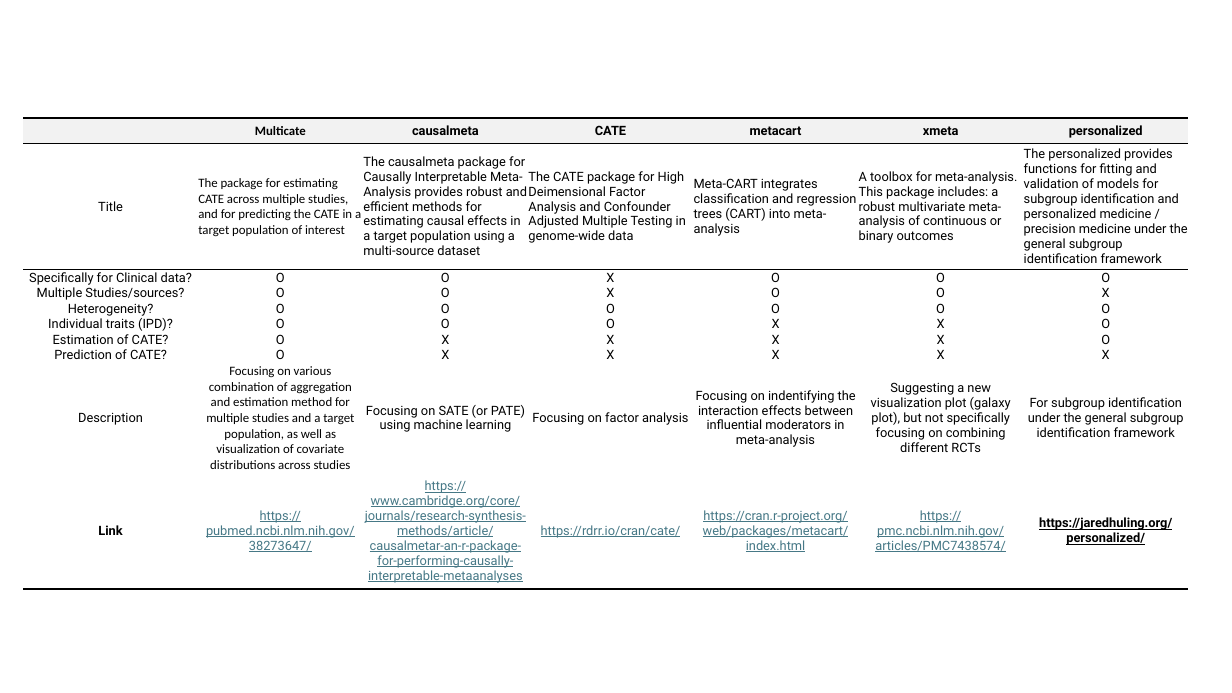
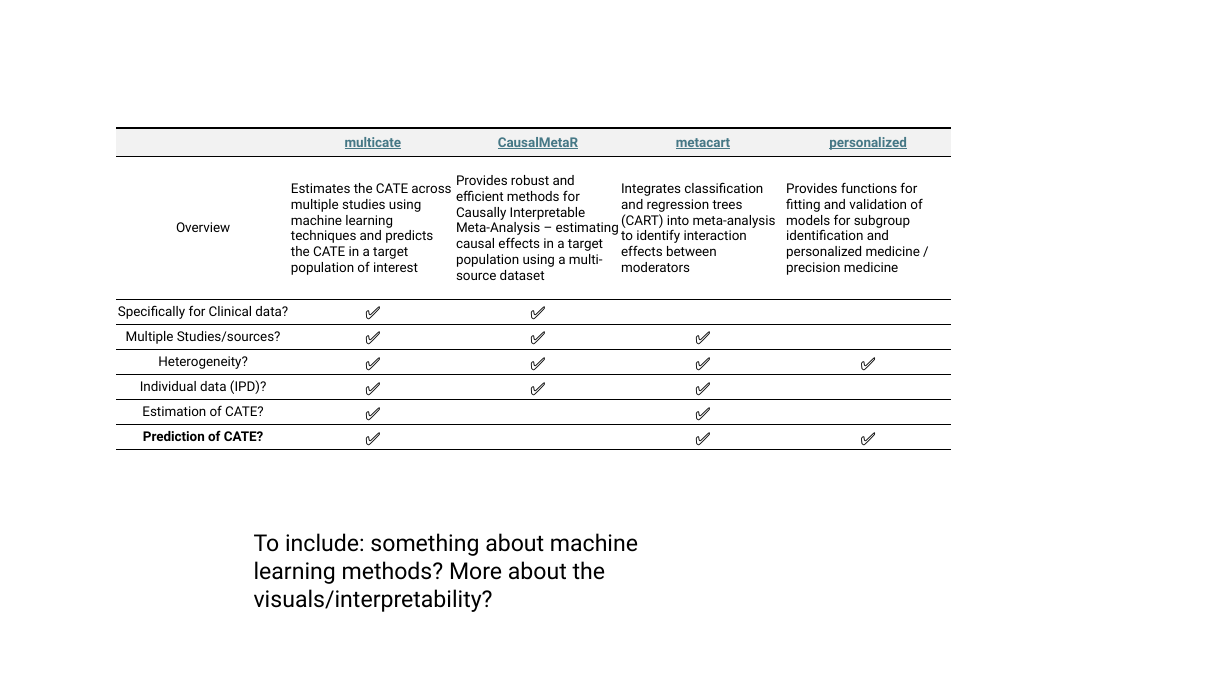
Before and after one commit to carlyls/multicate_vignettes, a slide deck: slide 1 of Images/R package reserach for multicate.pptx. Drawn at 1232x693 pixels with LibreOffice and Linux fonts; fonts in the diff are those of the drawing. Boxes give left, top, right and bottom in pixels: in the first picture for what was removed or moved away, otherwise in the second. Text is boxed around its words. In the diff, an @@ line names an element or a change of style, - is before the commit and + after.

```diff
--- a/Images/R package reserach for multicate.pptx
+++ b/Images/R package reserach for multicate.pptx
@@ table at <box>116,128,953,450</box> @@
- | Multicate | causalmeta | CATE | metacart | xmeta | personalized
-Title | The package for estimating CATE across multiple studies, and for predicting the CATE in a target population of interest | The causalmeta package for Causally Interpretable Meta-Analysis provides robust and efficient methods for estimating causal effects in a target population using a multi-source dataset | The CATE package for High Deimensional Factor Analysis and Confounder Adjusted Multiple Testing in genome-wide data | Meta-CART integrates classification and regression trees (CART) into meta-analysis | A toolbox for meta-analysis. This package includes: a robust multivariate meta-analysis of continuous or binary outcomes | The personalized provides functions for fitting and validation of models for subgroup identification and personalized medicine / precision medicine under the general subgroup identification framework
-Specifically for Clinical data? | O | O | X | O | O | O
-Multiple Studies/sources? | O | O | X | O | O | X
-Heterogeneity? | O | O | O | O | O | O
-Individual traits (IPD)? | O | O | O | X | X | O
-Estimation of CATE? | O | X | X | X | X | O
-Prediction of CATE? | O | X | X | X | X | X
-Description | Focusing on various combination of aggregation and estimation method for multiple studies and a target population, as well as visualization of covariate distributions across studies | Focusing on SATE (or PATE) using machine learning | Focusing on factor analysis | Focusing on indentifying the interaction effects between influential moderators in meta-analysis | Suggesting a new visualization plot (galaxy plot), but not specifically focusing on combining different RCTs | For subgroup identification under the general subgroup identification framework
-Link | https://pubmed.ncbi.nlm.nih.gov/38273647/ | https://www.cambridge.org/core/journals/research-synthesis-methods/article/causalmetar-an-r-package-for-performing-causally-interpretable-metaanalyses | https://rdrr.io/cran/cate/ | https://cran.r-project.org/web/packages/metacart/index.html | https://pmc.ncbi.nlm.nih.gov/articles/PMC7438574/ | https://jaredhuling.org/personalized/
+ | multicate | CausalMetaR | metacart | personalized
+Overview | Estimates the CATE across multiple studies using machine learning techniques and predicts the CATE in a target population of interest | Provides robust and efficient methods for Causally Interpretable Meta-Analysis – estimating causal effects in a target population using a multi-source dataset | Integrates classification and regression trees (CART) into meta-analysis to identify interaction effects between moderators | Provides functions for fitting and validation of models for subgroup identification and personalized medicine / precision medicine
+Specifically for Clinical data? | ✅ | ✅ |  | 
+Multiple Studies/sources? | ✅ | ✅ | ✅ | 
+Heterogeneity? | ✅ | ✅ | ✅ | ✅
+Individual data (IPD)? | ✅ | ✅ | ✅ | 
+Estimation of CATE? | ✅ |  | ✅ | 
+Prediction of CATE? | ✅ |  | ✅ | ✅
@@ table: place and size @@
-table at <box>23,118,1190,591</box>
+table at <box>116,128,953,450</box>
@@ text added at <box>254,533,638,612</box>, 18 pt, text #000000 @@
+To include: something about machine learning methods? More about the visuals/interpretability?
```
Also in this commit, not shown: 1 slide added, 7 other files.
